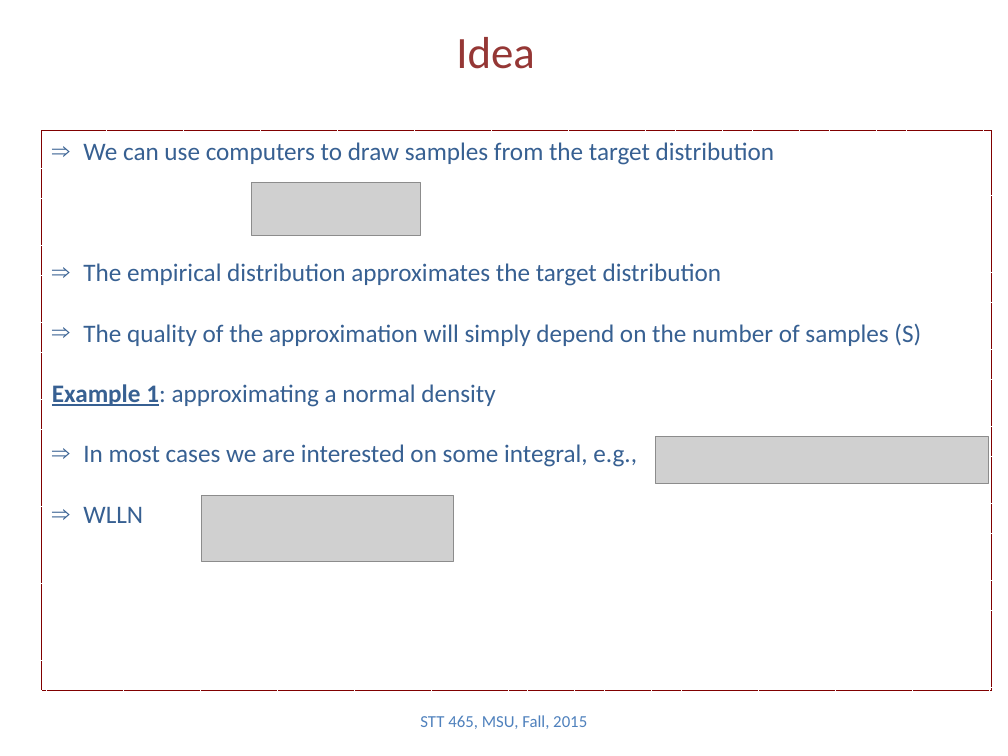
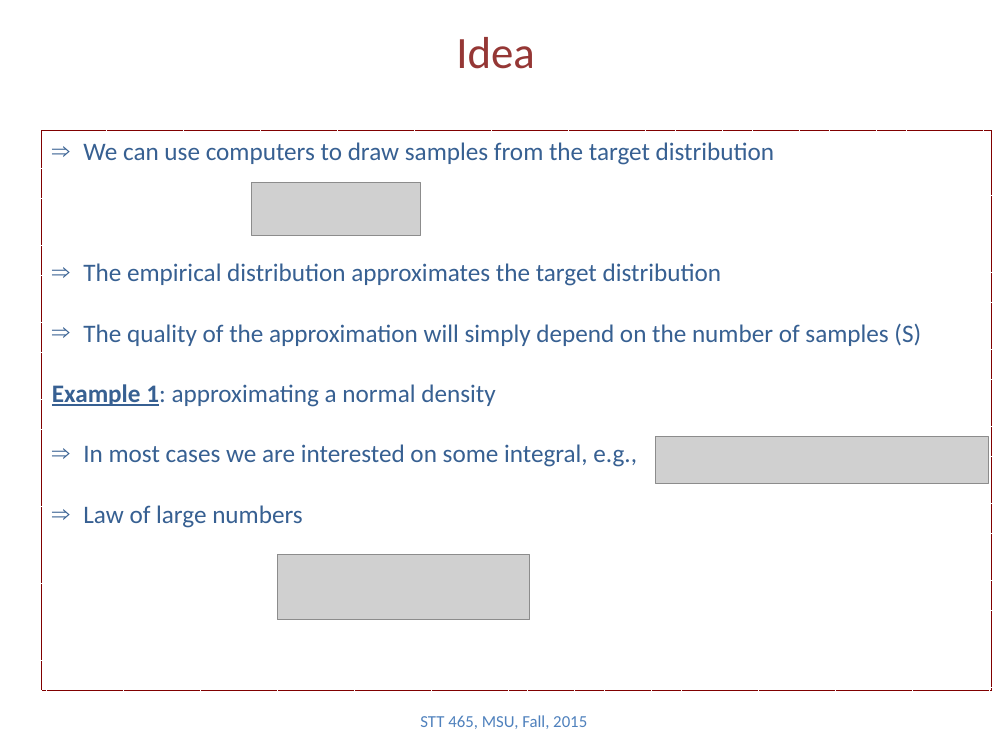
Before and after one commit to Boukos/STT465, a slide deck: slide 3 of STT465_4.pptx. Drawn at 1008x756 pixels with LibreOffice and Linux fonts; fonts in the diff are those of the drawing; grey boxes stand for pictures. Boxes give left, top, right and bottom in pixels: in the first picture for what was removed or moved away, otherwise in the second. Text is boxed around its words. In the diff, an @@ line names an element or a change of style, - is before the commit and + after.

Commit message:
adding data and slides

```diff
--- a/STT465_4.pptx
+++ b/STT465_4.pptx
@@ text in rectangle at (83,505,302,528): text changed @@
-⇒ WLLN
+⇒ Law of large numbers
@@ picture removed at (202,496,454,561) @@
@@ picture added at (277,554,529,620) @@
```
Also in this commit, not shown: 3 other files.
